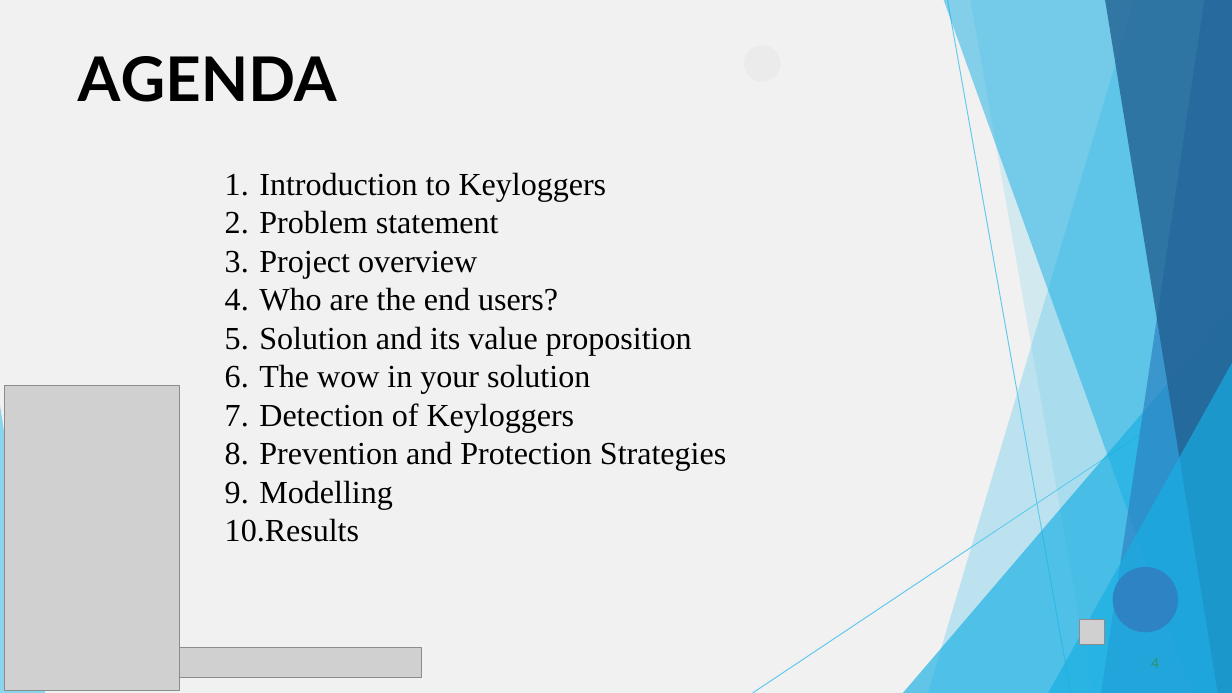
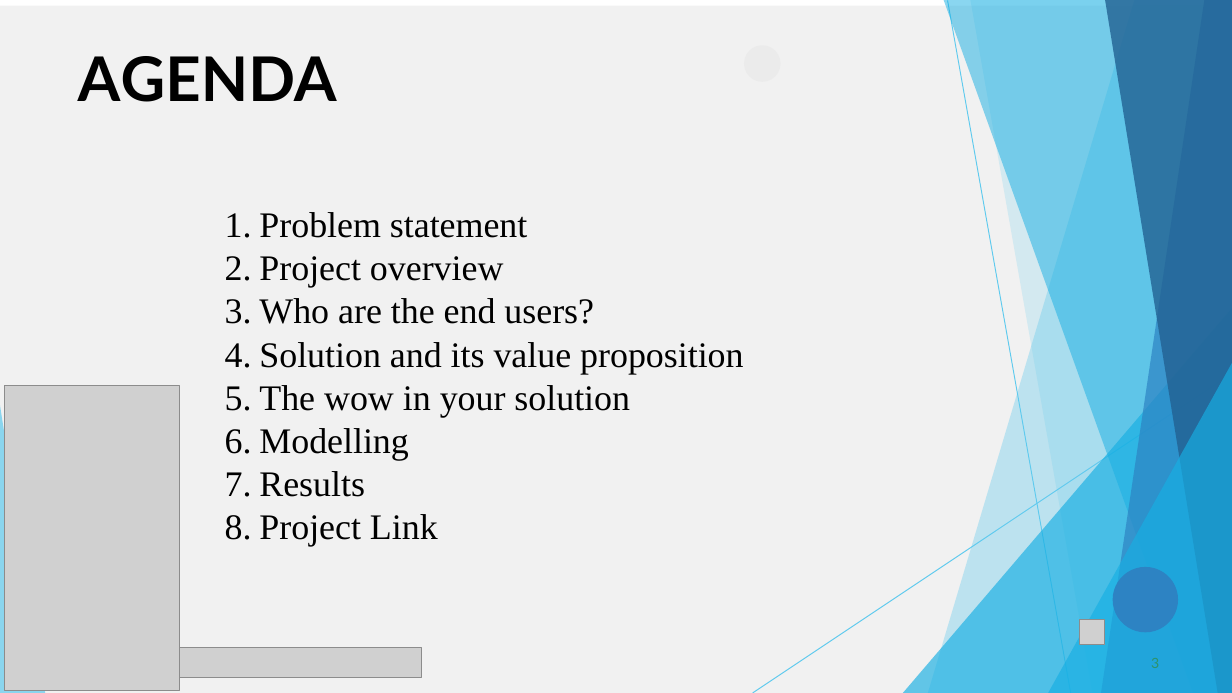
Before and after one commit to hmsupraja/hmsupraja_apssdc_project, a slide deck: slide 3 of Template_Presentation_Students.pptx (slide 4 before the commit). Drawn at 1232x693 pixels with LibreOffice and Linux fonts; fonts in the diff are those of the drawing; grey boxes stand for pictures. Boxes give left, top, right and bottom in pixels: in the first picture for what was removed or moved away, otherwise in the second. Text is boxed around its words. In the diff, an @@ line names an element or a change of style, - is before the commit and + after.

```diff
--- a/Template_Presentation_Students.pptx
+++ b/Template_Presentation_Students.pptx
@@ freeform shape: place and size @@
-freeform shape at [0,0,1232,693]
+freeform shape at [0,6,1228,693]
@@ text at [259,172,607,202]: paragraph removed @@
-1. Introduction to Keyloggers
@@ text at [259,212,743,497]: size 25 to 28 pt @@
@@ text at [259,403,726,471]: paragraphs removed @@
-7. Detection of Keyloggers
-8. Prevention and Protection Strategies
@@ text at [259,514,438,547]: paragraph added @@
+8. Project Link
@@ page number at [1151,658,1159,668]: text changed @@
-4
+3
```
Also in this commit, not shown: 1 slide removed.
